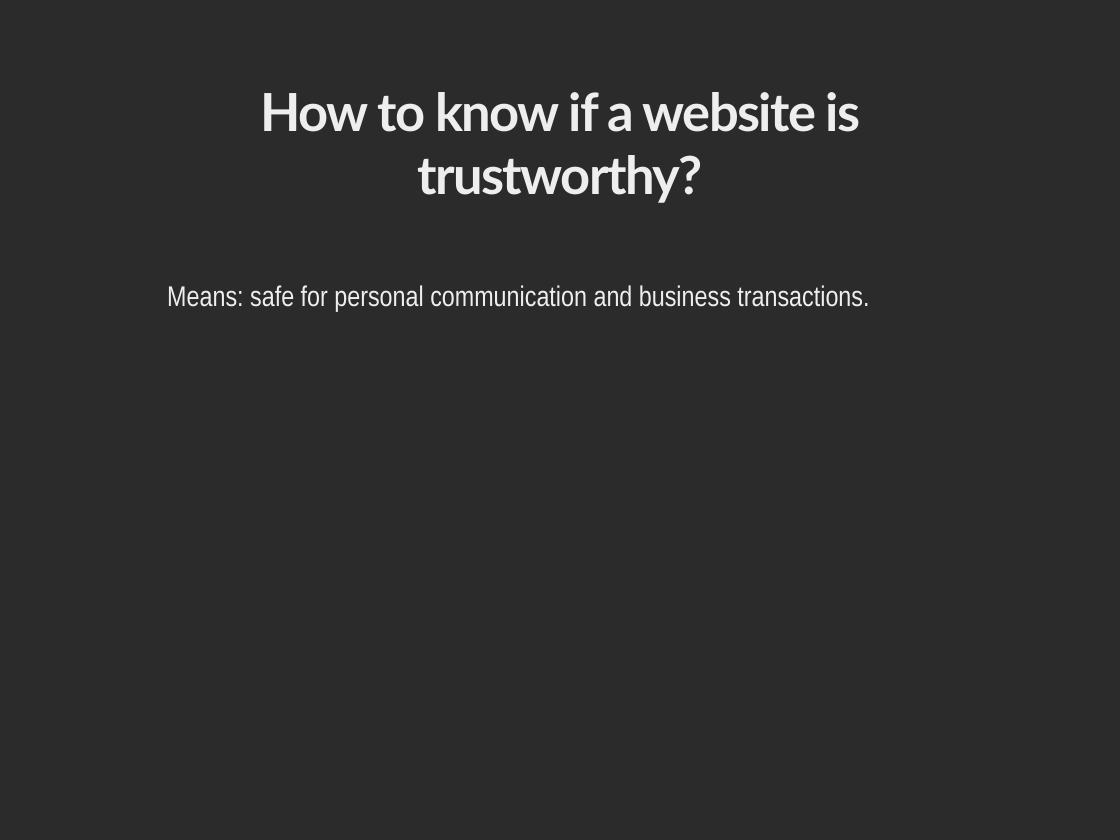
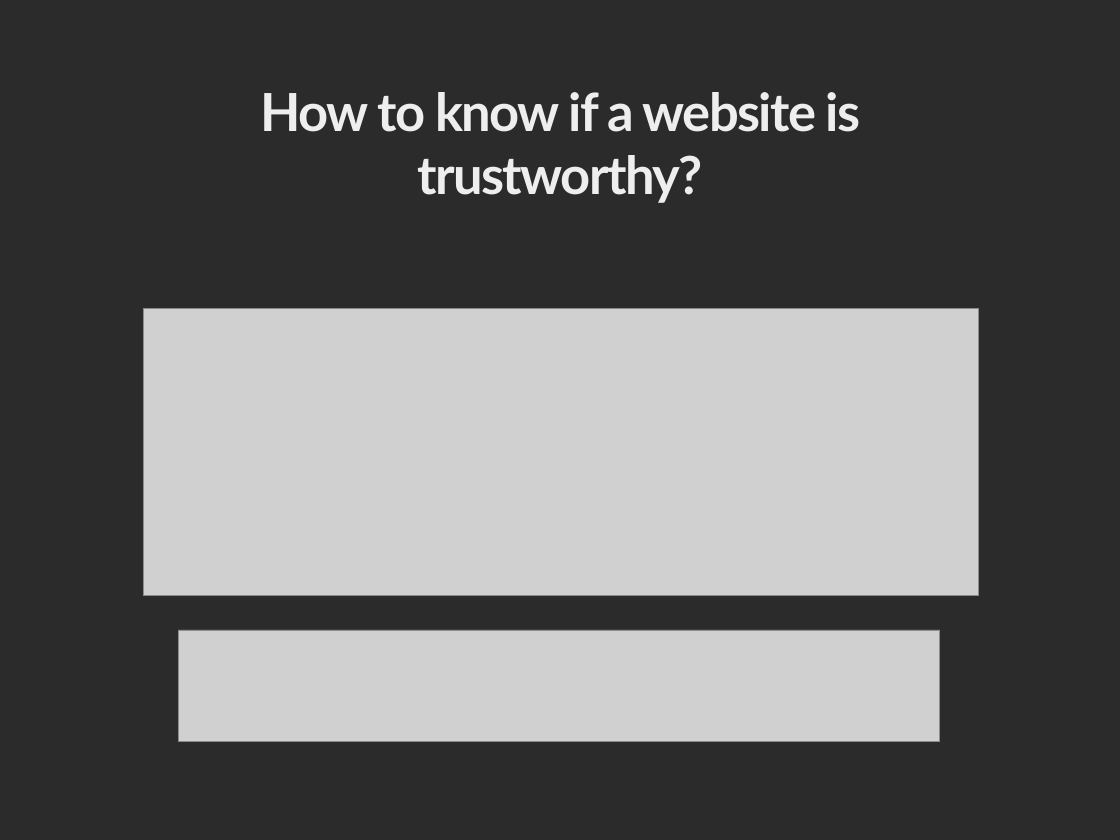
Before and after one commit to RebeccaLiu0/computer-security, a slide deck: slide 7 of digital certificate_new.pptx. Drawn at 1120x840 pixels with LibreOffice and Linux fonts; fonts in the diff are those of the drawing; grey boxes stand for pictures; background and template pictures are left out; a plain dark background stands for a picture behind light text. Boxes give left, top, right and bottom in pixels: in the first picture for what was removed or moved away, otherwise in the second. Text is boxed around its words. In the diff, an @@ line names an element or a change of style, - is before the commit and + after.

```diff
--- a/digital certificate_new.pptx
+++ b/digital certificate_new.pptx
@@ text removed at (167,285,869,311) @@
-Means: safe for personal communication and business transactions.
@@ picture added at (143,309,979,596) @@
@@ picture added at (179,630,940,742) @@
```
Also in this commit, not shown: 3 other slides changed, 3 slides added, 1 slide removed.
